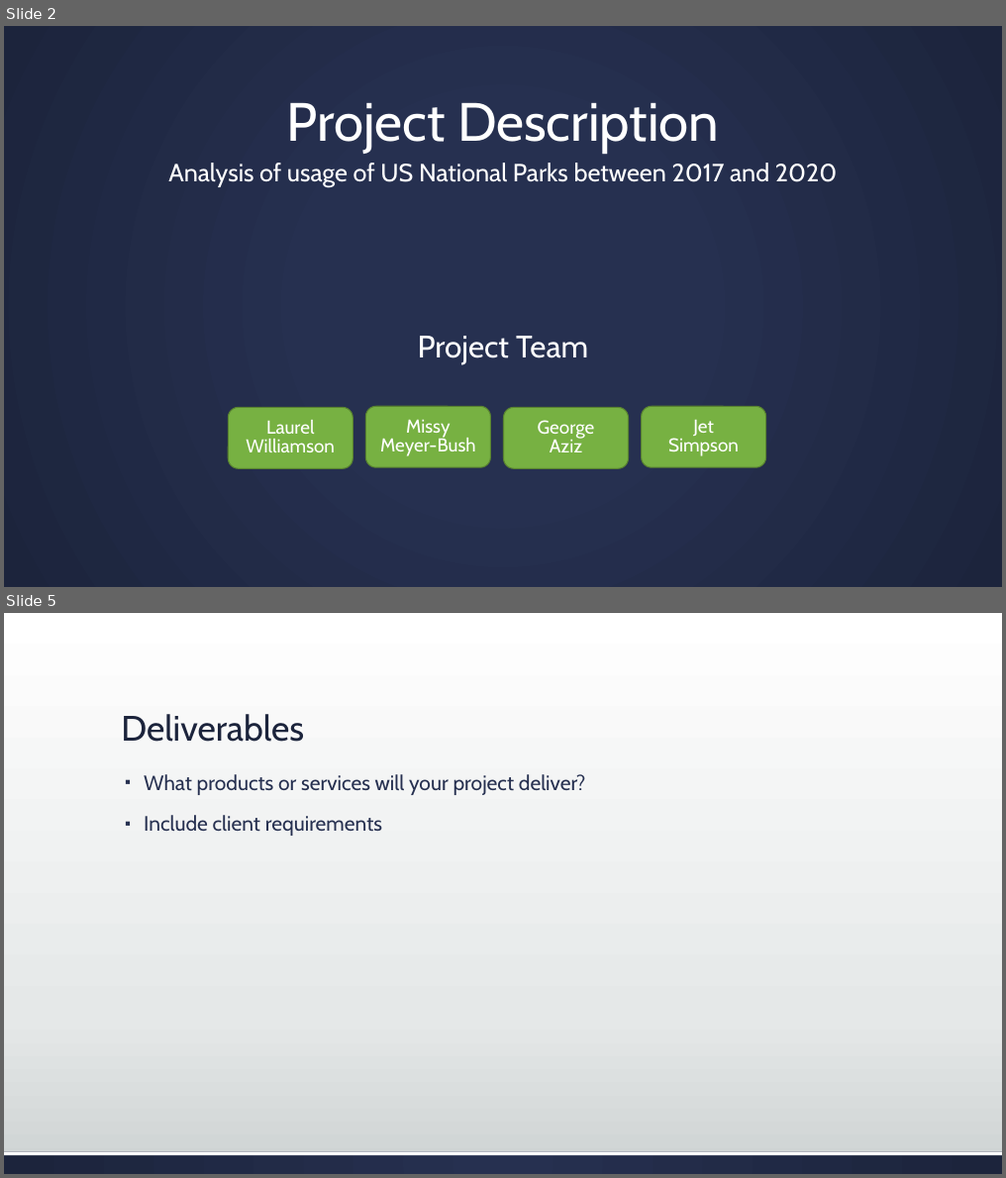
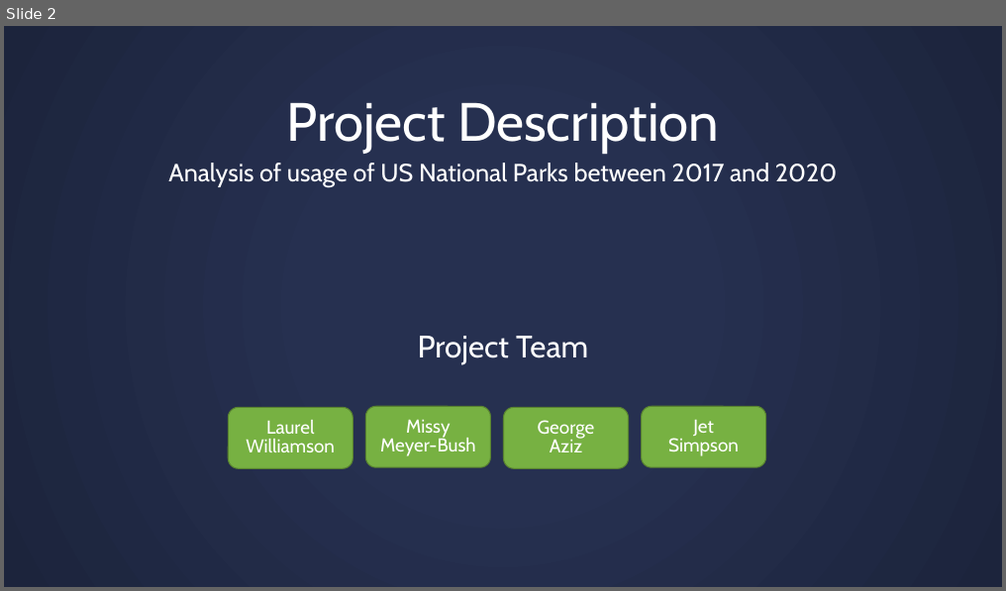
Before and after one commit to missymeyer/ProjectOne, a slide deck: Presentation_ProjectOne.pptx. Shown one above the other, each under a label of ours: slides 2 and 5 before the commit, slide 2 after it; the slides between them are not shown. The pictures are 1006x1178 and 1006x591 pixels, drawn with LibreOffice and Linux fonts; fonts in the diff are those of the drawing. Boxes give left, top, right and bottom in pixels: in the first picture for what was removed or moved away, otherwise in the second. Text is boxed around its words. In the diff, an @@ line names an element or a change of style, - is before the commit and + after.

```diff
--- a/Presentation_ProjectOne.pptx
+++ b/Presentation_ProjectOne.pptx
@@ slide 5 removed at box(4, 613, 1002, 1174), background gradient #FFFFFF to #E5E8E8 to #CDD2D2 @@
@@ title removed at box(121, 714, 304, 742) @@
-Deliverables
@@ text removed at box(144, 774, 586, 836) @@
-▪ What products or services will your project deliver?
-▪ Include client requirements
@@ rectangle removed at box(4, 1152, 1002, 1174) @@
@@ rectangle removed at box(4, 1152, 1002, 1156) @@
```
Also in this commit, not shown: 8 slides added, 11 other slides removed.
